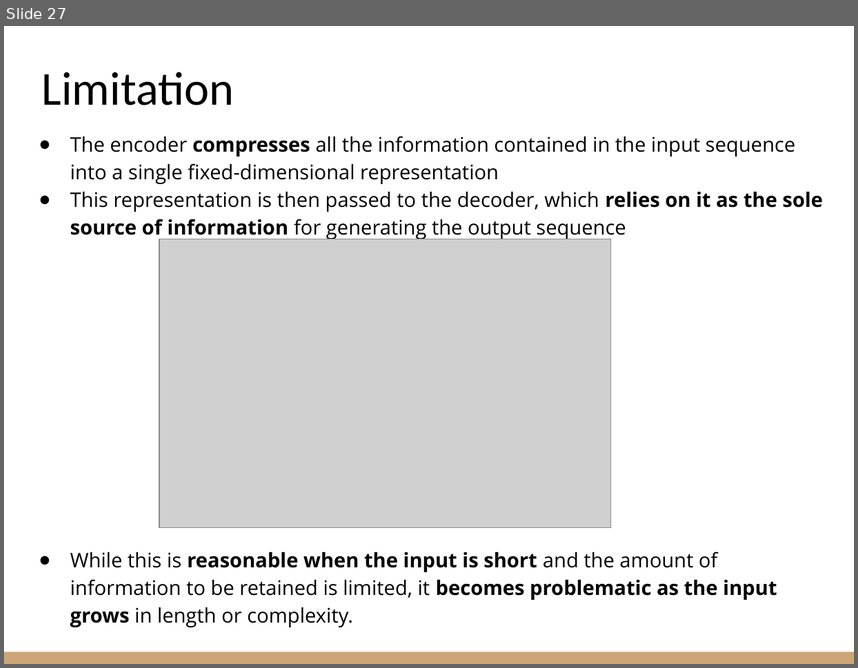
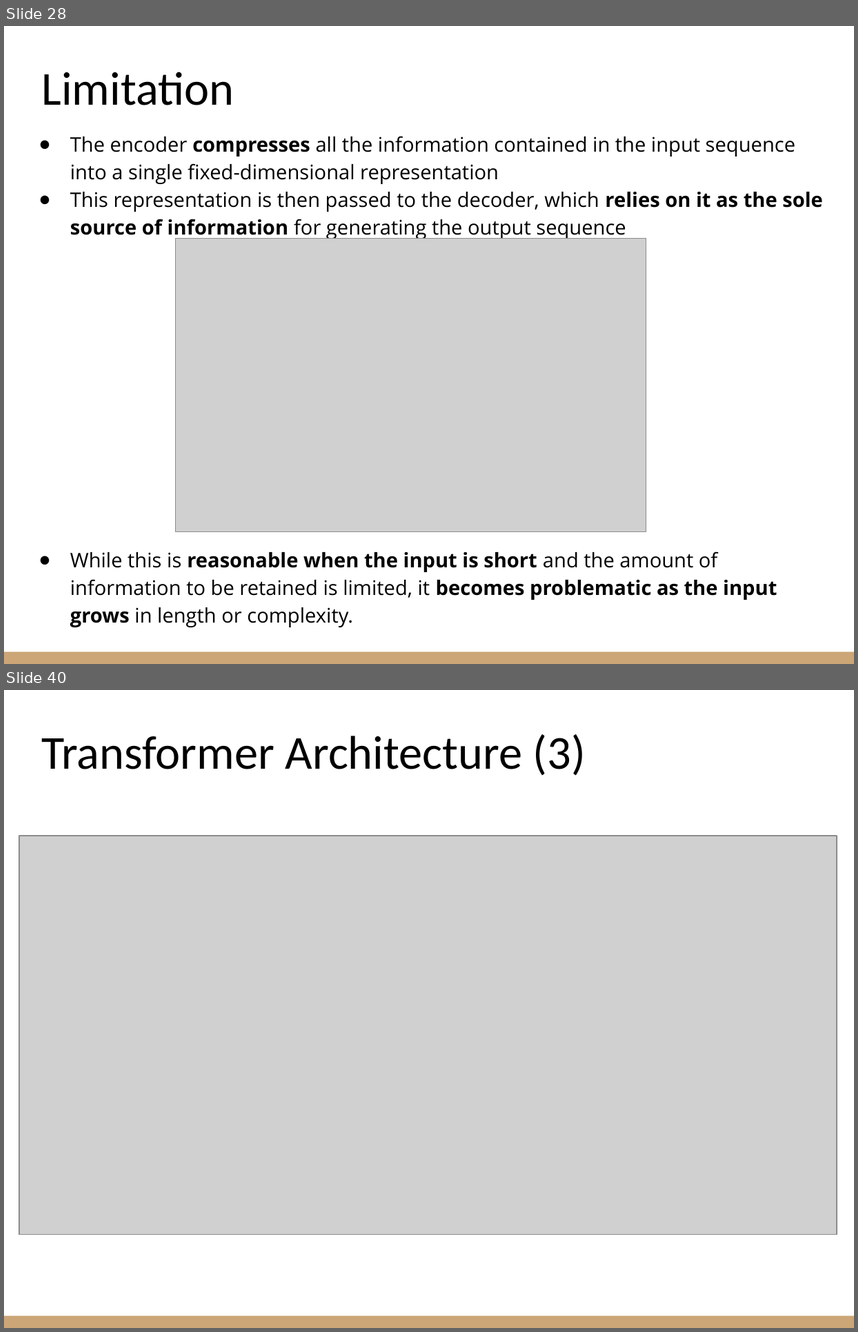
Before and after one commit to riccardoberta/machine-learning, a slide deck: 17 - Transformers/slides.pptx. Shown one above the other, each under a label of ours: slide 27 before the commit, slides 28 and 40 after it; the slides between them are not shown. The pictures are 858x668 and 858x1332 pixels, drawn with LibreOffice and Linux fonts; fonts in the diff are those of the drawing; grey boxes stand for pictures. Boxes give left, top, right and bottom in pixels: in the first picture for what was removed or moved away, otherwise in the second. Text is boxed around its words. In the diff, an @@ line names an element or a change of style, - is before the commit and + after.

```diff
--- a/17 - Transformers/slides.pptx
+++ b/17 - Transformers/slides.pptx
@@ slide 40 added at [4, 690, 854, 1328], background #FFFFFF; not listed: 1 template element that a slide beside it also shows @@
@@ title added at [41, 734, 586, 776], 40 pt, text #000000 @@
+Transformer Architecture (3)
@@ picture added at [19, 836, 837, 1234] @@
@@ what was slide 27 is now slide 28 @@
@@ slide 28 changed as well @@
@@ picture: place and size @@
-picture at [159, 239, 612, 528]
+picture at [176, 239, 646, 532]
```
Also in this commit, not shown: 16 other slides changed, 12 other slides added, 3 other files.
